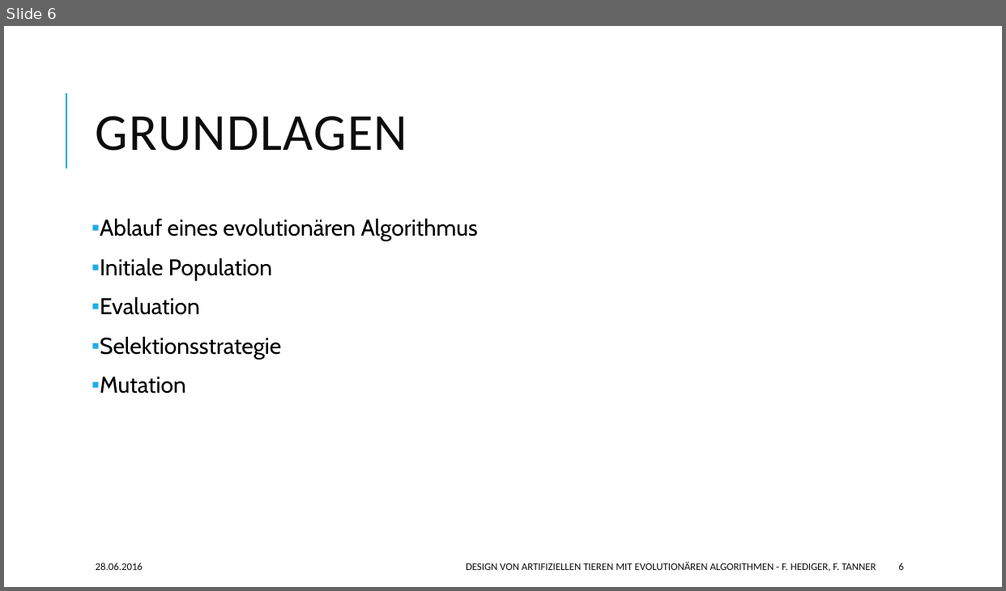
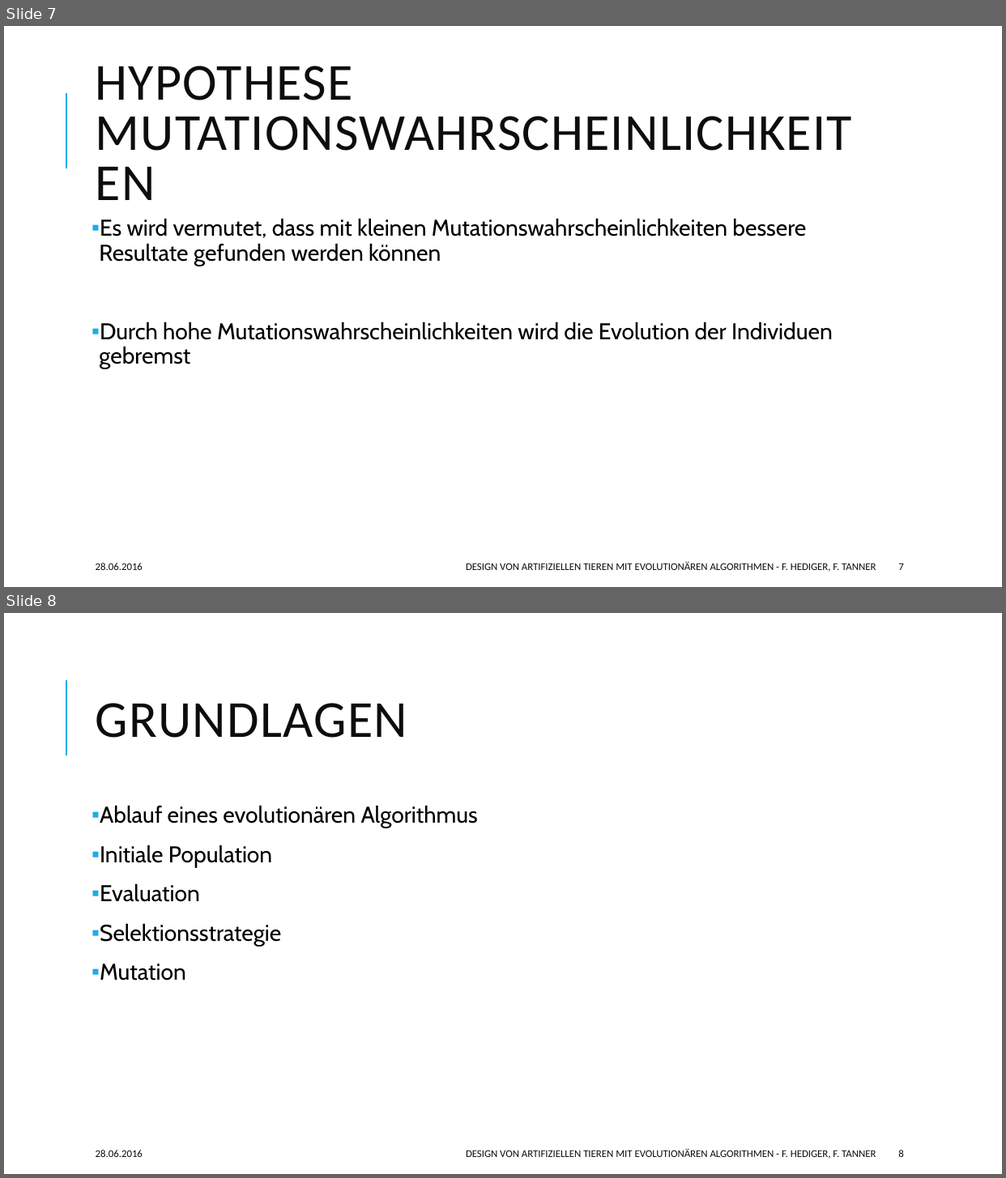
Before and after one commit to hedigerf/evolut, a slide deck: evolutdoc/presentation/presentation.pptx. Shown one above the other, each under a label of ours: slide 6 before the commit, slides 7 and 8 after it. The pictures are 1006x591 and 1006x1178 pixels, drawn with LibreOffice and Linux fonts; fonts in the diff are those of the drawing. Boxes give left, top, right and bottom in pixels: in the first picture for what was removed or moved away, otherwise in the second. Text is boxed around its words. In the diff, an @@ line names an element or a change of style, - is before the commit and + after.

```diff
--- a/evolutdoc/presentation/presentation.pptx
+++ b/evolutdoc/presentation/presentation.pptx
@@ slide 7 added at (x1=4, y1=26, x2=1002, y2=587), background #FFFFFF; not listed: 1 template element that a slide beside it also shows @@
@@ title added at (x1=96, y1=66, x2=727, y2=237), 50 pt, text #0D0D0D @@
+HYPOTHESE MUTATIONSWAHRSCHEINLICHKEITEN
@@ text added at (x1=99, y1=218, x2=833, y2=369), 22 pt, text #000000 @@
+▪ Es wird vermutet, dass mit kleinen Mutationswahrscheinlichkeiten bessere Resultate gefunden werden können
+▪ Durch hohe Mutationswahrscheinlichkeiten wird die Evolution der Individuen gebremst
@@ text added at (x1=96, y1=563, x2=143, y2=570), 10 pt, text #0D0D0D @@
+28.06.2016
@@ text added at (x1=466, y1=562, x2=876, y2=572), 10 pt, text #0D0D0D @@
+DESIGN VON ARTIFIZIELLEN TIEREN MIT EVOLUTIONÄREN ALGORITHMEN - F. HEDIGER, F. TANNER
@@ page number added at (x1=898, y1=563, x2=903, y2=570), 10 pt, text #0D0D0D @@
+7
@@ what was slide 6 is now slide 8 @@
@@ page number at (x1=898, y1=1150, x2=903, y2=1157): text changed @@
-6
+8
```
Also in this commit, not shown: 3 slides changed, 3 other slides added, 4 other files.
